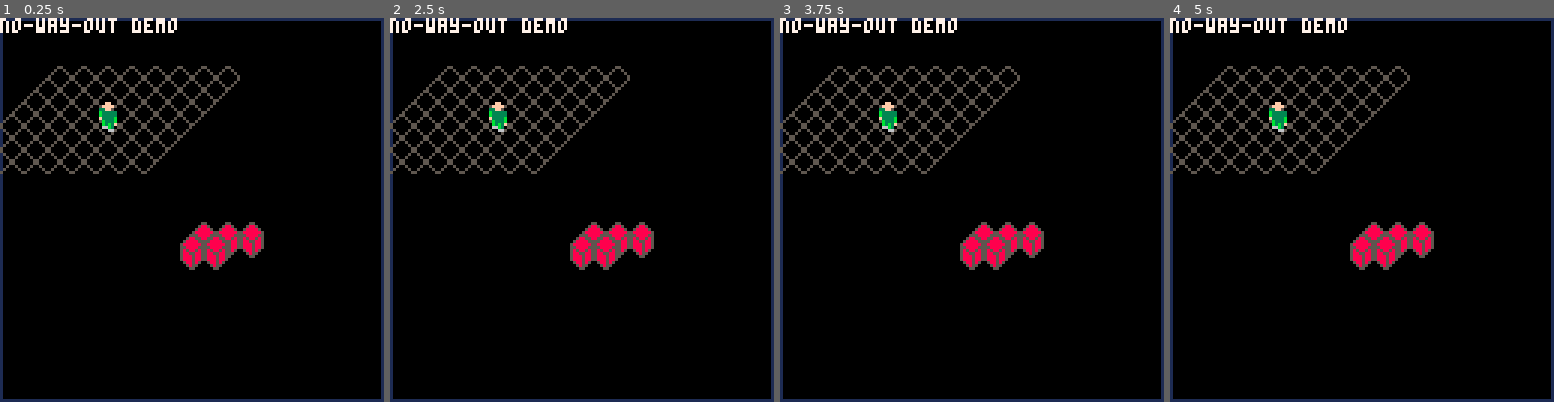
Above: before the commit, frames 1-4 (left to right).
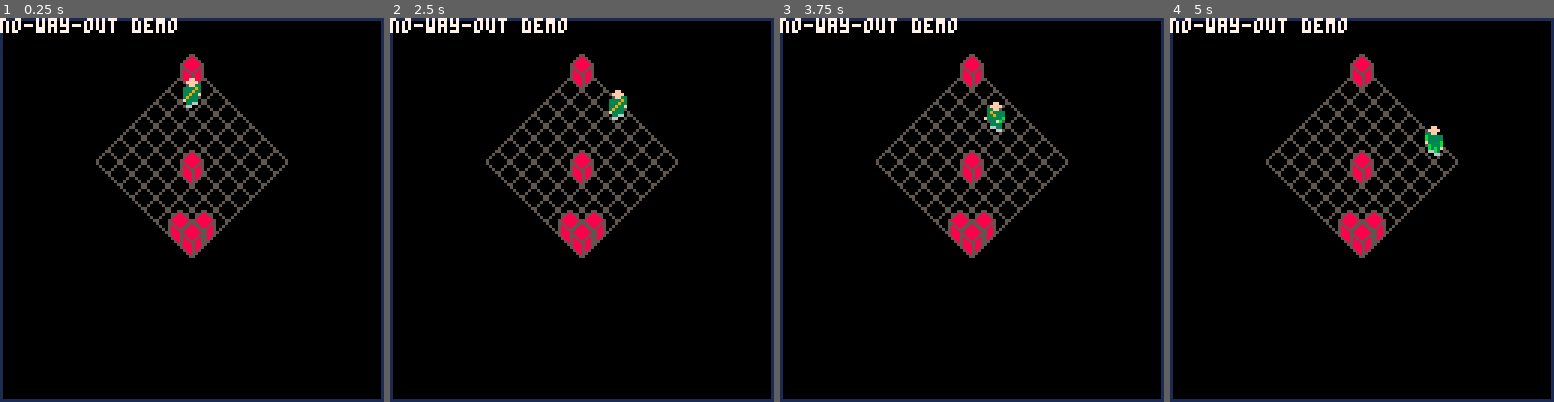
Above: after the commit, the same moments.

Repository: alexh95/pico8
Game: PICO-8 cartridge no-way-out/no-way-out.p8
The game is run twice, just before and just after one commit, with the same random seed, the same clock (stepped at 60 frames per second) and the same inputs.
Inputs:
- Up to frame 1 (0.25 s): no input
- Up to frame 2 (2.5 s): tap X (X key) at 0.33, 1.07, 1.85 s; tap O (Z key) at 0.7, 1.7, 2.1 s; hold Right 1.6-2.1 s; hold Up 2.15-2.42 s; hold Right from 2.47 s (still down)
- Up to frame 3 (3.75 s): tap O (Z key) every 0.4 s from 2.5 to 3.7 s; tap X (X key) at 2.97 s; release Right at 3.03 s; hold Left 3.08-3.58 s; hold Down from 3.63 s (still down)
- Up to frame 4 (5 s): release Down at 3.97 s; hold Right 4.02-4.68 s; tap X (X key) at 4.08 s; tap O (Z key) at 4.1, 4.5, 4.9 s; hold Up from 4.73 s (still down)

The runs differ from the first frame. In frame 1, 9.7% of the frame differs, in the area x 0-75%, y 9-66%; in frame 2, 9.9%; in frame 3, 9.8%; in frame 4, 9.9%.

Commit message:
movement and tiling

Diff:
--- a/no-way-out/no-way-out.p8
+++ b/no-way-out/no-way-out.p8
@@ -5,39 +5,158 @@
 -- by alexh95
 
 function _init()
- p={x=0,y=0}
+ p={x=1,y=1,d=0,sp=4,grab=false}
+ c={x=60,y=16}
+ b={{x=0,y=0},
+    {x=4,y=4},
+    {x=7,y=7},
+    {x=6,y=7},
+    {x=7,y=6}}
+ lvl={x=8,y=8}
 end
 
 function _update60()
+ nd=p.d
+ np={x=p.x,y=p.y}
+ if btnp(⬆️) then
+  np.y-=1
+  nd=1
+ end
+ if btnp(⬇️) then
+  np.y+=1
+  nd=3
+ end
+ if btnp(⬅️) then
+  np.x-=1
+  nd=2
+ end
+ if btnp(➡️) then
+  np.x+=1
+  nd=0
+ end
+ if validp(np) then
+  p.x=np.x
+  p.y=np.y
+ end
+ if btn(🅾️) then
+  p.grab=true
+ else
+  p.grab=false
+  p.d=nd
+ end
+ if btn(❎) then
 
+ end
+end
+
+function validp(np)
+ if not inbounds(np,lvl) then
+  return false
+ end
+ if not noblock(np) then
+  return false
+ end
+ return true
+end
+
+function noblock(np)
+ for bl in all(b) do
+  if bl.x==np.x and bl.y==np.y then
+   return false
+  end
+ end
+ return true
+end
+
+function pos(px,py,tx,ty)
+ r={}
+ r.x=px+tx*4-ty*4
+ r.y=py+tx*4+ty*4
+ return r
+end
+
+function posb(px,py,tx,ty)
+ return pos(px,py,tx-1,ty-1)
 end
 
 function draw_grid()
- for i=0,7,1 do
-  for j=0,7,1 do
-   x=16+i*8-j*4
-   y=16+j*4
-   spr(33,x,y)
+ for i=0,lvl.x-1 do
+  for j=0,lvl.y-1 do
+   sp=pos(c.x,c.y,i,j)
+   spr(33,sp.x,sp.y)
   end
  end
 end
 
-function draw_block()
- spr(16,64,64,1,2)
- spr(16,64+8,64,1,2)
- spr(16,64+16,64,1,2)
- spr(16,64-4,64+4,1,2)
- spr(16,64+4,64+4,1,2)
--- spr(16,64,64-8)
+function draw_player()
+ pp=posb(c.x,c.y,p.x,p.y)
+ if p.d==0 then
+  psp=36
+ elseif p.d==1 then
+  psp=4
+ elseif p.d==2 then
+  psp=5
+ elseif p.d==3 then
+  psp=37
+ end
+ if p.grab then
+  psp+=2
+ end
+ spr(psp,pp.x,pp.y,1,2)
+end
+
+function draw_level()
+ bo={}
+ for bl in all(b) do
+  index=bl.x+bl.y
+  if bo[index]==nil then
+   bo[index]={}
+  end
+  add(bo[index],bl)
+ end
+
+ for i=0,lvl.x+lvl.y do
+  bol=bo[i]
+  if bol!=nil then
+   --print(i,7)
+   for bl_i,bl in pairs(bol) do
+    --print(bl,9)
+    bp=posb(c.x,c.y,bl.x,bl.y)
+    spr(16,bp.x,bp.y,1,2)
+   end
+  end
+  if i==p.x+p.y then
+   draw_player()
+  end
+ end
+
 end
 
 function _draw()
  cls()
  rect(0,0,127,127,1)
+ print('no-way-out demo', 7)
  draw_grid()
- draw_block()
- spr(4,32,24,1,2)
- print('no-way-out demo', 7)
+ draw_level()
+end
+-->8
+-- util
+--
+
+function inbounds(a,b)
+ return a.x>=0 and a.x<b.x and
+        a.y>=0 and a.y<b.y
+end
+
+function sorti(t)
+ print(t[0],11)
+ for n=2,#t do
+  i=n
+  while i>1 do
+   t[i],t[i-1]=t[i-1],t[i]
+   i-=1
+  end
+ end
 end
 
 
Not shown, changed: 20 lines of the sprite sheet (__gfx__) section of no-way-out/no-way-out.p8
Not shown, changed: no-way-out/no-way-out.png
